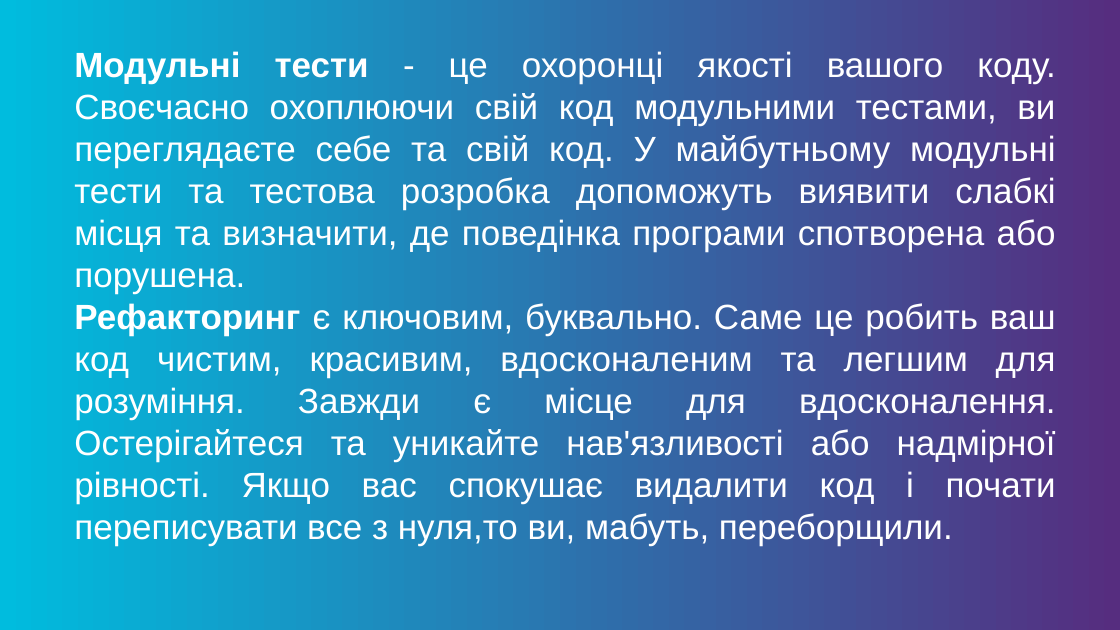
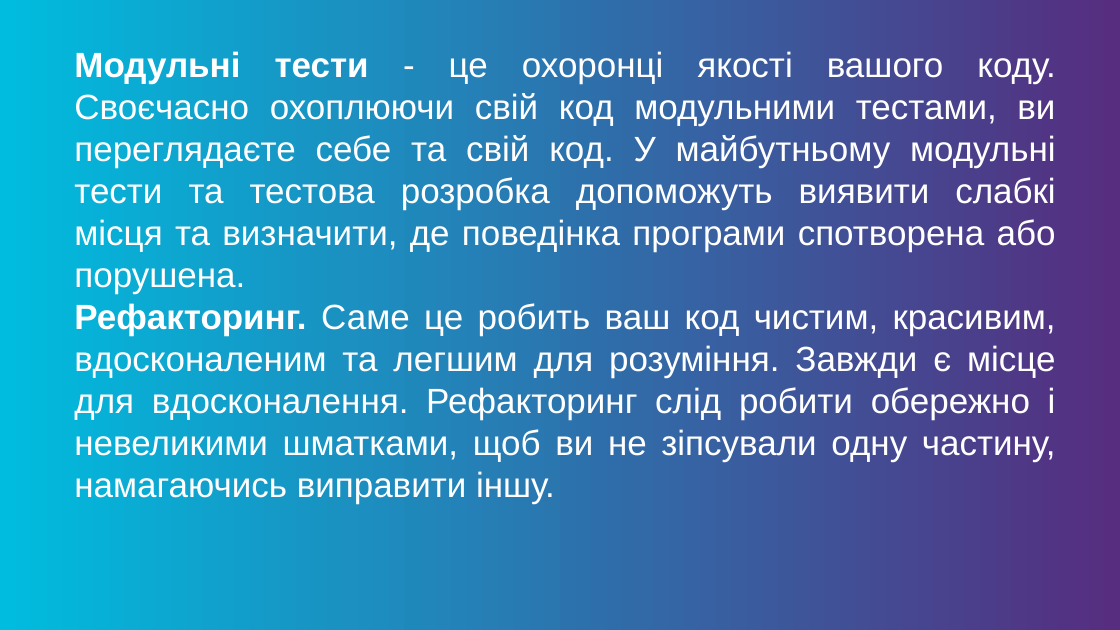
Before and after one commit to idzhersh/HomeWork, a slide deck: slide 15 of clean coding 2020.pptx. Drawn at 1120x630 pixels with LibreOffice and Linux fonts; fonts in the diff are those of the drawing; background and template pictures are left out. Boxes give left, top, right and bottom in pixels: in the first picture for what was removed or moved away, otherwise in the second. Text is boxed around its words. In the diff, an @@ line names an element or a change of style, - is before the commit and + after.

```diff
--- a/clean coding 2020.pptx
+++ b/clean coding 2020.pptx
@@ text at (x1=74, y1=303, x2=1056, y2=504): text changed @@
-Рефакторинг є ключовим, буквально. Саме це робить ваш код чистим, красивим, вдосконаленим та легшим для розуміння. Завжди є місце для вдосконалення. Остерігайтеся та уникайте нав'язливості або надмірної рівності. Якщо вас спокушає видалити код і почати переписувати все з нуля,то ви, мабуть, переборщили.
+Рефакторинг. Саме це робить ваш код чистим, красивим, вдосконаленим та легшим для розуміння. Завжди є місце для вдосконалення. Рефакторинг слід робити обережно і невеликими шматками, щоб ви не зіпсували одну частину, намагаючись виправити іншу.
```
Also in this commit, not shown: 7 other slides changed, 1 slide added, 6 slides removed, 1 other file.
